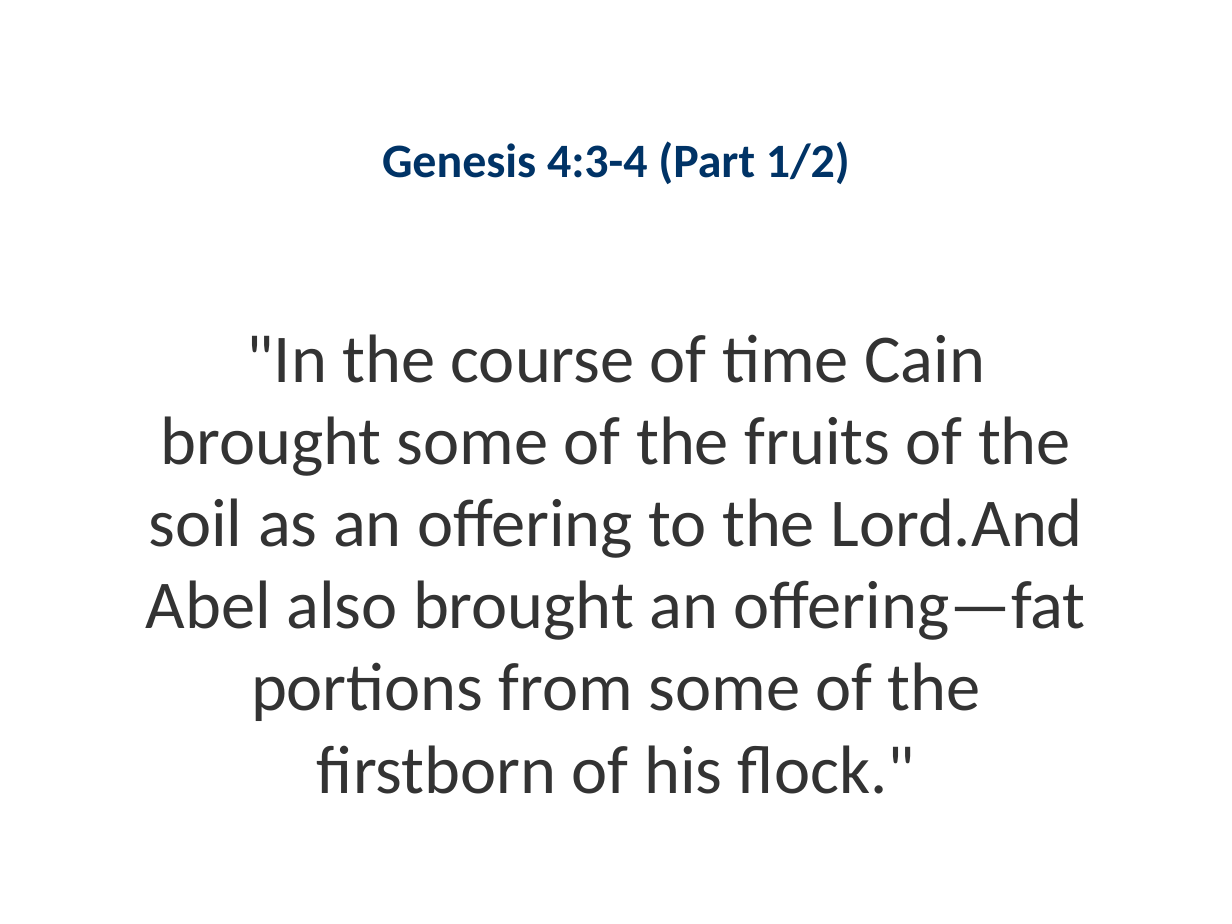
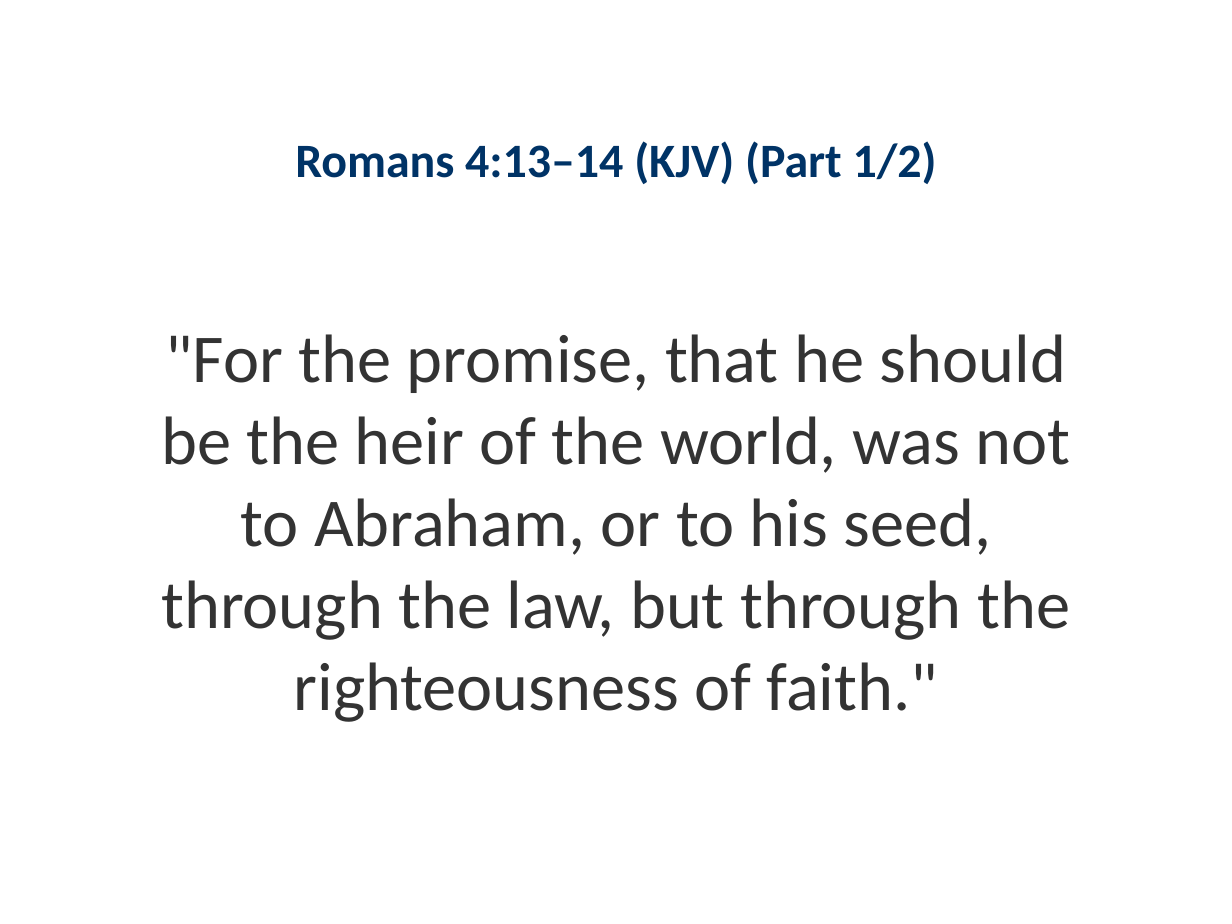
Before and after one commit to MervinPraison/PraisonAIPPT, a slide deck: slide 9 of Bible_Verses_Collection.pptx (slide 19 before the commit). Drawn at 1232x924 pixels with LibreOffice and Linux fonts; fonts in the diff are those of the drawing. Boxes give left, top, right and bottom in pixels: in the first picture for what was removed or moved away, otherwise in the second. Text is boxed around its words. In the diff, an @@ line names an element or a change of style, - is before the commit and + after.

```diff
--- a/Bible_Verses_Collection.pptx
+++ b/Bible_Verses_Collection.pptx
@@ text at (295, 141, 937, 184): text changed @@
-Genesis 4:3-4 (Part 1/2)
+Romans 4:13–14 (KJV) (Part 1/2)
@@ text at (161, 334, 1070, 722): text changed @@
-"In the course of time Cain brought some of the fruits of the soil as an offering to the Lord.And Abel also brought an offering—fat portions from some of the firstborn of his flock."
+"For the promise, that he should be the heir of the world, was not to Abraham, or to his seed, through the law, but through the righteousness of faith."
```
Also in this commit, not shown: 11 slides added, 22 slides removed, 5 other files.
